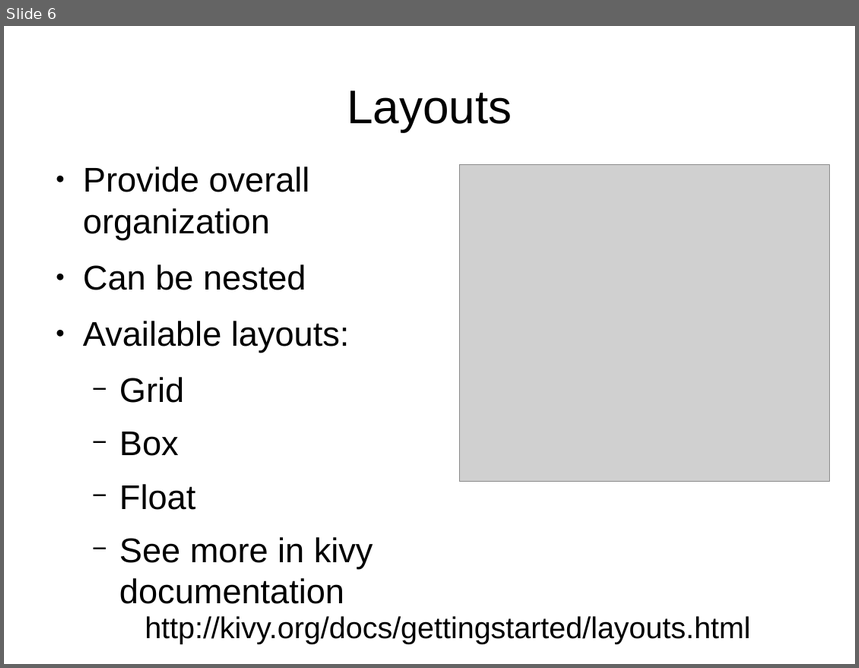
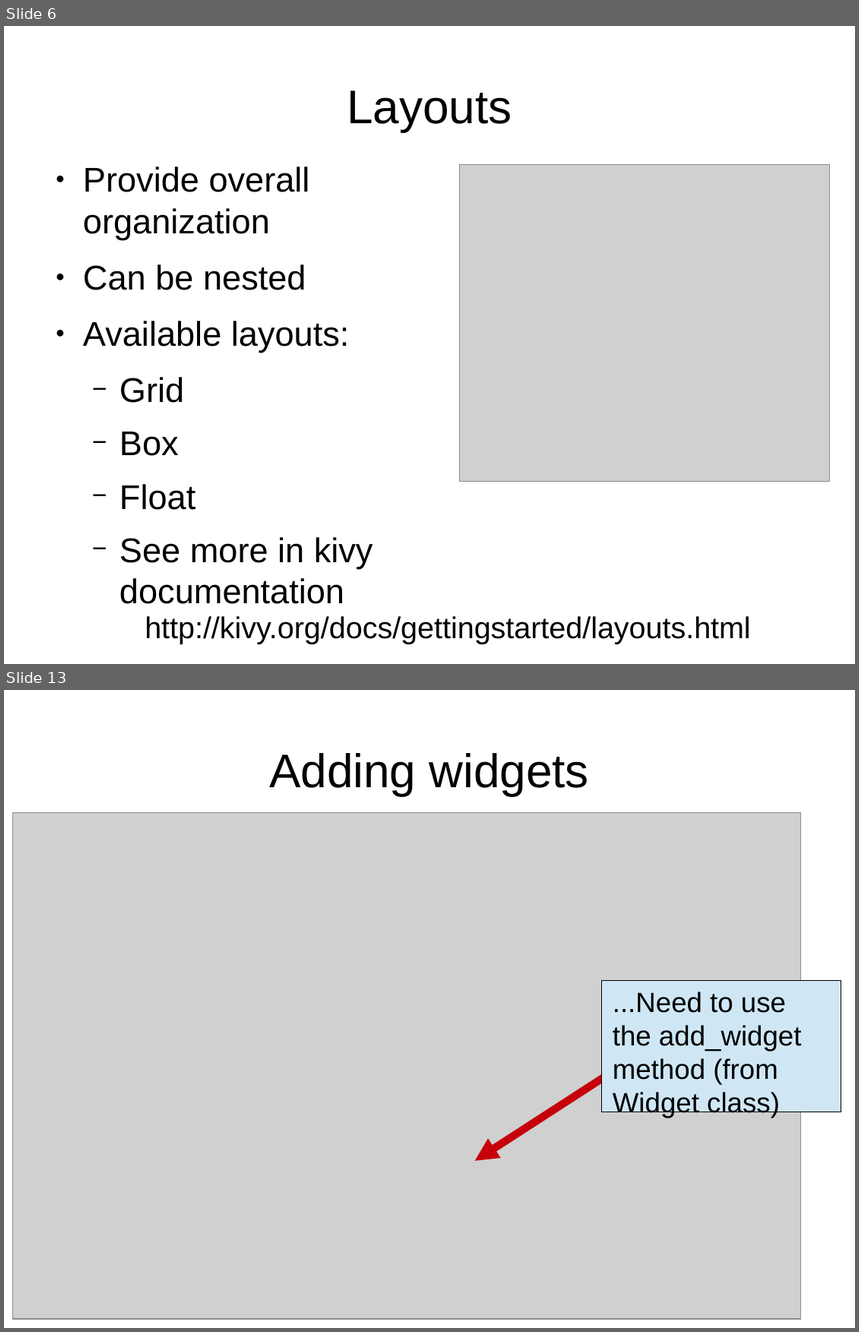
Before and after one commit to adasilva/intro_kivy, a slide deck: intro_kivy.odp. Shown one above the other, each under a label of ours: slide 6 before the commit, slides 6 and 13 after it; the slides between them are not shown. The pictures are 859x668 and 859x1332 pixels, drawn with LibreOffice and Linux fonts; fonts in the diff are those of the drawing; grey boxes stand for pictures. Boxes give left, top, right and bottom in pixels: in the first picture for what was removed or moved away, otherwise in the second. Text is boxed around its words. In the diff, an @@ line names an element or a change of style, - is before the commit and + after.

```diff
--- a/intro_kivy.odp
+++ b/intro_kivy.odp
@@ slide 13 added at [4, 690, 855, 1328], background #FFFFFF @@
@@ title added at [269, 753, 589, 796], 44 pt, text #000000 @@
+Adding widgets
@@ picture added at [13, 813, 801, 1319] @@
@@ rectangle added at [602, 980, 842, 1112], fill #CFE7F5, outline #000000 0 pt @@
@@ text added at [613, 992, 802, 1118], 26 pt, text #000000 @@
+...Need to use the add_widget method (from Widget class)
@@ arrow added from (607, 1076) to (475, 1161), #C5000B 7.2 pt @@
```
Also in this commit, not shown: 4 slides changed, 7 other slides added, 1 other file.
